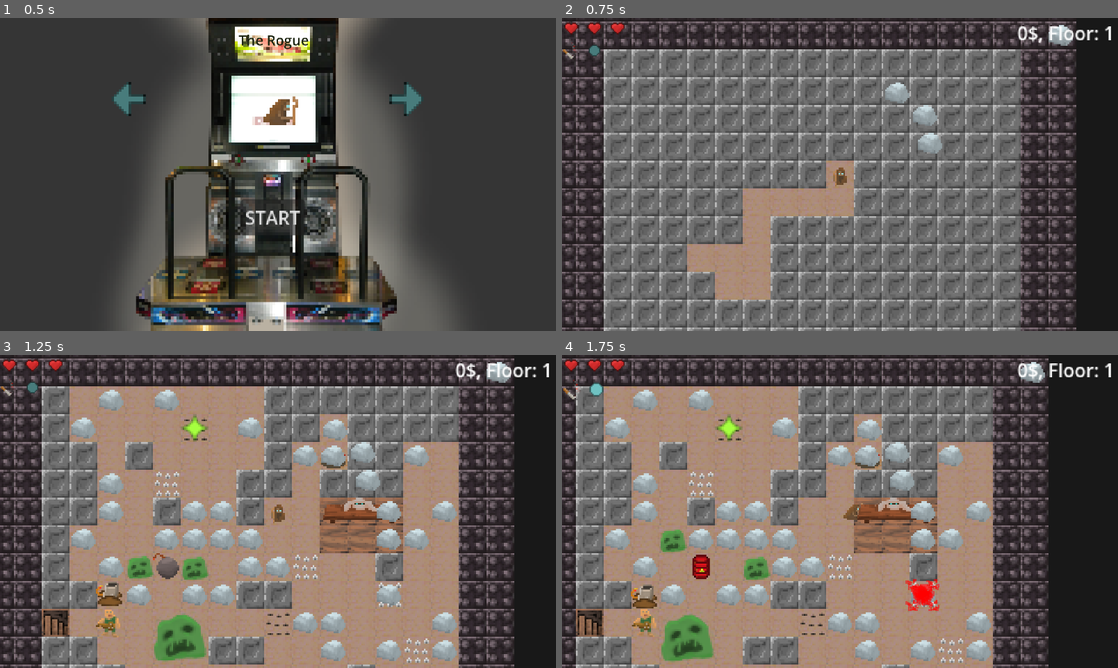
Above: before the commit, frames 1-4 (two rows, left to right).
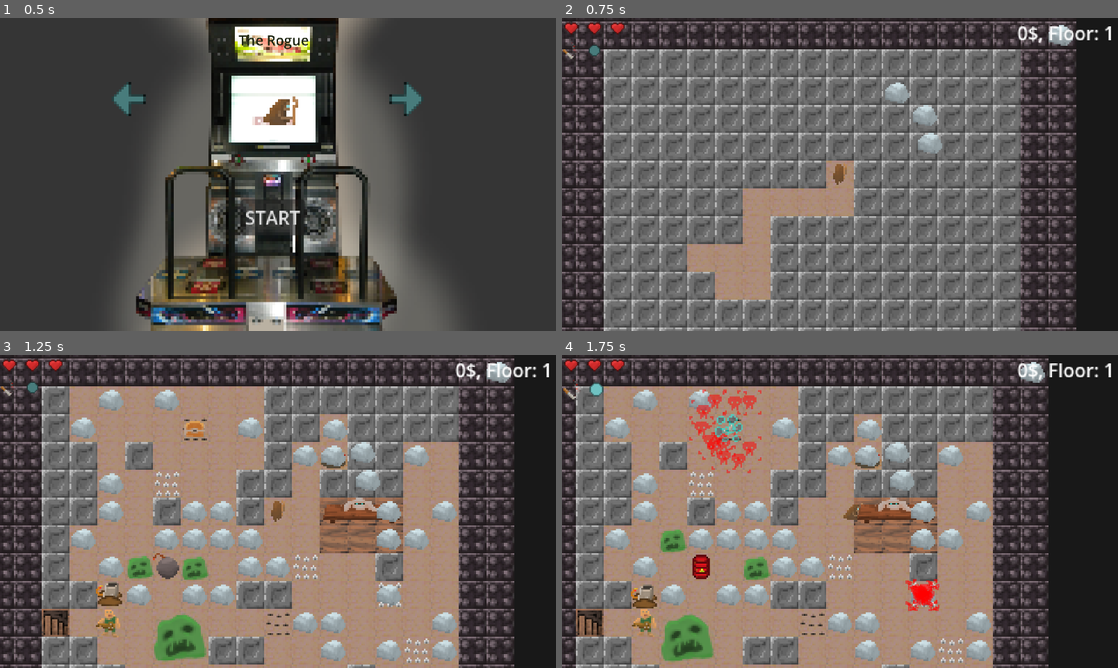
Above: after the commit, the same moments.

Repository: beppep/newDanceMage
Game: Godot game, scene res://scenes/character_select.tscn
The game is run twice, just before and just after one commit, with the same random seed, the same clock (stepped at 60 frames per second) and the same inputs.
Inputs (mouse positions are in pixels of both pictures, inside the frame that each line leads up to):
- Up to frame 1 (0.5 s): no input
- Up to frame 2 (0.75 s): click "START" at 0.5 s
- Up to frame 3 (1.25 s): no input
- Up to frame 4 (1.75 s): move the mouse to (962, 495) at 1.27 s; hold Right (move_right) from 1.28 s (still down); tap Space (move_nowhere) at 1.35 s; click (962, 495) at 1.42 s

Frame 1 is identical in both runs. In frame 2, 0.1% of the frame differs, in the area x 48-52%, y 46-54%; in frame 3, 0.3%; in frame 4, 1.3%, in the area x 22-36%, y 10-38%.

Commit message:
add chests 3 items and armadillo sprites

Diff:
--- a/assets/resources/characters/armadillo.tres
+++ b/assets/resources/characters/armadillo.tres
@@ -1,6 +1,6 @@
 [gd_resource type="Resource" script_class="CharacterResource" load_steps=7 format=3 uid="uid://dbdkannv703ha"]
 
-[ext_resource type="Texture2D" uid="uid://cxagkp8nxcvu6" path="res://assets/sprites/player/player.png" id="1_0yv81"]
+[ext_resource type="Texture2D" uid="uid://hej4ghro864d" path="res://assets/sprites/player/armadillo/armadillo.png" id="1_rafny"]
 [ext_resource type="Script" uid="uid://bg10mrpssxaig" path="res://scripts/CharacterResource.gd" id="2_rafny"]
 [ext_resource type="Resource" uid="uid://cfs0q2j42t4rp" path="res://assets/resources/spells/dash_spell.tres" id="3_0yv81"]
 [ext_resource type="Script" uid="uid://val26tm8c0s5" path="res://scripts/StepResource.gd" id="3_rafny"]
@@ -17,7 +17,7 @@
 [resource]
 script = ExtResource("2_rafny")
 name = "Armadillo"
-image = ExtResource("1_0yv81")
+image = ExtResource("1_rafny")
 description = "Uses a rolling attack."
 starting_spell = ExtResource("3_0yv81")
 starting_dance = Array[ExtResource("3_rafny")]([SubResource("Resource_7r5eo"), SubResource("Resource_q7gp0")])
--- a/assets/resources/characters/rogue.tres
+++ b/assets/resources/characters/rogue.tres
@@ -1,7 +1,7 @@
 [gd_resource type="Resource" script_class="CharacterResource" load_steps=6 format=3 uid="uid://n70wno1bgl2l"]
 
 [ext_resource type="Script" uid="uid://bg10mrpssxaig" path="res://scripts/CharacterResource.gd" id="1_jnv2q"]
-[ext_resource type="Texture2D" uid="uid://cxagkp8nxcvu6" path="res://assets/sprites/player/player.png" id="1_q5nnc"]
+[ext_resource type="Texture2D" uid="uid://cxagkp8nxcvu6" path="res://assets/sprites/player/mage/player.png" id="1_q5nnc"]
 [ext_resource type="Resource" uid="uid://dljwcvy4otsno" path="res://assets/resources/spells/stab_spell.tres" id="3_pk5j8"]
 [ext_resource type="Script" uid="uid://val26tm8c0s5" path="res://scripts/StepResource.gd" id="3_w0kju"]
 
--- a/assets/resources/characters/wizard.tres
+++ b/assets/resources/characters/wizard.tres
@@ -1,6 +1,6 @@
 [gd_resource type="Resource" script_class="CharacterResource" load_steps=6 format=3 uid="uid://csey5ildfcoic"]
 
-[ext_resource type="Texture2D" uid="uid://cxagkp8nxcvu6" path="res://assets/sprites/player/player.png" id="1_cdqvv"]
+[ext_resource type="Texture2D" uid="uid://cxagkp8nxcvu6" path="res://assets/sprites/player/mage/player.png" id="1_cdqvv"]
 [ext_resource type="Script" uid="uid://bg10mrpssxaig" path="res://scripts/CharacterResource.gd" id="2_l2na7"]
 [ext_resource type="Script" uid="uid://val26tm8c0s5" path="res://scripts/StepResource.gd" id="3_5uhno"]
 [ext_resource type="Resource" uid="uid://dsty1ew11tf5k" path="res://assets/resources/spells/fireball_spell.tres" id="4_cdqvv"]
--- /dev/null
+++ b/assets/resources/items/metal_shoe.tres
@@ -0,0 +1,13 @@
+[gd_resource type="Resource" script_class="ItemResource" load_steps=3 format=3 uid="uid://b1ixicl5g7eul"]
+
+[ext_resource type="Texture2D" uid="uid://fc00sdjv7sue" path="res://assets/sprites/items/metal_shoe.png" id="1_82h0n"]
+[ext_resource type="Script" uid="uid://bql1e6egobbiv" path="res://scripts/ItemResource.gd" id="2_hcnxd"]
+
+[resource]
+script = ExtResource("2_hcnxd")
+name = "Metal Boots"
+dev_name = "metal_shoe"
+image = ExtResource("1_82h0n")
+description = "Spike immunity."
+price = 5
+metadata/_custom_type_script = "uid://bql1e6egobbiv"
--- /dev/null
+++ b/assets/resources/items/strange_spoon.tres
@@ -0,0 +1,13 @@
+[gd_resource type="Resource" script_class="ItemResource" load_steps=3 format=3 uid="uid://74hw1gatql5r"]
+
+[ext_resource type="Texture2D" uid="uid://bpmdah4c5jsdn" path="res://assets/sprites/items/strange_spoon.png" id="1_b4l6a"]
+[ext_resource type="Script" uid="uid://bql1e6egobbiv" path="res://scripts/ItemResource.gd" id="2_sml46"]
+
+[resource]
+script = ExtResource("2_sml46")
+name = "Strange Spoon"
+dev_name = "strange_spoon"
+image = ExtResource("1_b4l6a")
+description = "Temporary spells have a chance to not disappear."
+price = 6
+metadata/_custom_type_script = "uid://bql1e6egobbiv"
--- /dev/null
+++ b/assets/resources/items/walk_damage.tres
@@ -0,0 +1,13 @@
+[gd_resource type="Resource" script_class="ItemResource" load_steps=3 format=3 uid="uid://nu8yn1lj4uil"]
+
+[ext_resource type="Texture2D" uid="uid://b0kq2o7gpedd0" path="res://assets/sprites/items/cactus.png" id="1_qexu6"]
+[ext_resource type="Script" uid="uid://bql1e6egobbiv" path="res://scripts/ItemResource.gd" id="2_f0o73"]
+
+[resource]
+script = ExtResource("2_f0o73")
+name = "Cacti's Blessing"
+dev_name = "walk_damage"
+image = ExtResource("1_qexu6")
+description = "Hurt enemies when walking into them."
+price = 8
+metadata/_custom_type_script = "uid://bql1e6egobbiv"
--- a/scenes/Player.tscn
+++ b/scenes/Player.tscn
@@ -1,12 +1,18 @@
-[gd_scene load_steps=7 format=3 uid="uid://cm2di112011s2"]
+[gd_scene load_steps=14 format=3 uid="uid://cm2di112011s2"]
 
-[ext_resource type="Texture2D" uid="uid://cxjhbajekthbp" path="res://assets/sprites/player/player_down.png" id="1_3li8b"]
+[ext_resource type="Texture2D" uid="uid://cxjhbajekthbp" path="res://assets/sprites/player/mage/player_down.png" id="1_3li8b"]
 [ext_resource type="Script" uid="uid://c1utg37ualhgw" path="res://scripts/player.gd" id="1_mdl7e"]
-[ext_resource type="Texture2D" uid="uid://cxagkp8nxcvu6" path="res://assets/sprites/player/player.png" id="2_mdl7e"]
-[ext_resource type="Texture2D" uid="uid://ca8rojs13chse" path="res://assets/sprites/player/player_up.png" id="3_qu4a1"]
+[ext_resource type="Texture2D" uid="uid://fo5skcrxabjw" path="res://assets/sprites/player/armadillo/down.png" id="2_70d11"]
+[ext_resource type="Texture2D" uid="uid://cxagkp8nxcvu6" path="res://assets/sprites/player/mage/player.png" id="2_mdl7e"]
+[ext_resource type="Texture2D" uid="uid://hej4ghro864d" path="res://assets/sprites/player/armadillo/armadillo.png" id="3_cw2d6"]
+[ext_resource type="Texture2D" uid="uid://ca8rojs13chse" path="res://assets/sprites/player/mage/player_up.png" id="3_qu4a1"]
+[ext_resource type="Texture2D" uid="uid://dxwyr46bd8e48" path="res://assets/sprites/player/armadillo/roll.png" id="4_khinc"]
+[ext_resource type="Texture2D" uid="uid://d3tdokeddswas" path="res://assets/sprites/player/armadillo/up.png" id="5_bruh7"]
+[ext_resource type="Texture2D" uid="uid://c5b0yx7crpnjt" path="res://assets/sprites/player/armadillo/down_roll.png" id="5_cw2d6"]
 [ext_resource type="Texture2D" uid="uid://dynt8xqk38d3y" path="res://assets/sprites/player/light.png" id="5_qu4a1"]
+[ext_resource type="Texture2D" uid="uid://doega2a2vey21" path="res://assets/sprites/player/armadillo/up_roll.png" id="6_khinc"]
 
-[sub_resource type="SpriteFrames" id="SpriteFrames_kpjcp"]
+[sub_resource type="SpriteFrames" id="SpriteFrames_d3wef"]
 animations = [{
 "frames": [{
 "duration": 1.0,
@@ -33,12 +39,68 @@
 "speed": 5.0
 }]
 
+[sub_resource type="SpriteFrames" id="SpriteFrames_kpjcp"]
+animations = [{
+"frames": [{
+"duration": 1.0,
+"texture": ExtResource("2_70d11")
+}],
+"loop": true,
+"name": &"down",
+"speed": 5.0
+}, {
+"frames": [{
+"duration": 1.0,
+"texture": ExtResource("3_cw2d6")
+}],
+"loop": true,
+"name": &"right",
+"speed": 5.0
+}, {
+"frames": [{
+"duration": 1.0,
+"texture": ExtResource("4_khinc")
+}],
+"loop": true,
+"name": &"roll",
+"speed": 5.0
+}, {
+"frames": [{
+"duration": 1.0,
+"texture": ExtResource("5_cw2d6")
+}],
+"loop": true,
+"name": &"roll_down",
+"speed": 5.0
+}, {
+"frames": [{
+"duration": 1.0,
+"texture": ExtResource("6_khinc")
+}],
+"loop": true,
+"name": &"roll_up",
+"speed": 5.0
+}, {
+"frames": [{
+"duration": 1.0,
+"texture": ExtResource("5_bruh7")
+}],
+"loop": true,
+"name": &"up",
+"speed": 5.0
+}]
+
 [node name="Player" type="Node2D"]
 script = ExtResource("1_mdl7e")
 
 [node name="AnimatedSprite2D" type="AnimatedSprite2D" parent="."]
+sprite_frames = SubResource("SpriteFrames_d3wef")
+animation = &"up"
+
+[node name="armadillo" type="AnimatedSprite2D" parent="."]
+visible = false
 sprite_frames = SubResource("SpriteFrames_kpjcp")
-animation = &"down"
+animation = &"roll_up"
 
 [node name="PointLight2D" type="PointLight2D" parent="."]
 visible = false
--- a/scenes/character_select.tscn
+++ b/scenes/character_select.tscn
@@ -2,7 +2,7 @@
 
 [ext_resource type="Script" uid="uid://02yjss8p4xin" path="res://scripts/character_select.gd" id="1_fa52j"]
 [ext_resource type="Texture2D" uid="uid://bdtdte2iyhvkk" path="res://assets/sprites/menus/char_select_thing.png" id="1_jgus3"]
-[ext_resource type="Texture2D" uid="uid://cxagkp8nxcvu6" path="res://assets/sprites/player/player.png" id="2_bow2h"]
+[ext_resource type="Texture2D" uid="uid://cxagkp8nxcvu6" path="res://assets/sprites/player/mage/player.png" id="2_bow2h"]
 [ext_resource type="Texture2D" uid="uid://c6g1yf4exs6wc" path="res://assets/sprites/ui/darkarrow.png" id="4_5wdeo"]
 [ext_resource type="Texture2D" uid="uid://5acupw0pnup6" path="res://assets/sprites/ui/arrow.png" id="5_w1hxv"]
 
--- a/scenes/entity.gd
+++ /dev/null
@@ -1,2 +0,0 @@
-extends Unit
-class_name Entity
--- /dev/null
+++ b/scenes/units/Chest.tscn
@@ -0,0 +1,21 @@
+[gd_scene load_steps=4 format=3 uid="uid://cjju8j7ekmsru"]
+
+[ext_resource type="Script" uid="uid://cjr8x1nhu78bi" path="res://scripts/units/chest.gd" id="1_te1qw"]
+[ext_resource type="Texture2D" uid="uid://c535rg1p238xs" path="res://assets/sprites/units/chest.png" id="2_te1qw"]
+
+[sub_resource type="SpriteFrames" id="SpriteFrames_wmx41"]
+animations = [{
+"frames": [{
+"duration": 1.0,
+"texture": ExtResource("2_te1qw")
+}],
+"loop": true,
+"name": &"default",
+"speed": 5.0
+}]
+
+[node name="Chest" type="Node2D"]
+script = ExtResource("1_te1qw")
+
+[node name="AnimatedSprite2D" type="AnimatedSprite2D" parent="."]
+sprite_frames = SubResource("SpriteFrames_wmx41")
--- a/scripts/items.gd
+++ b/scripts/items.gd
@@ -8,6 +8,9 @@
 	"res://assets/resources/items/exploding_rocks.tres",
 	"res://assets/resources/items/heart.tres",
 	"res://assets/resources/items/push.tres",
+	"res://assets/resources/items/walk_damage.tres",
+	"res://assets/resources/items/strange_spoon.tres",
+	"res://assets/resources/items/metal_shoe.tres",
 ]
 
 
--- a/scripts/main_scene.gd
+++ b/scripts/main_scene.gd
@@ -55,8 +55,9 @@
 	await get_tree().create_timer(0.1).timeout
 	for spike_loc in _to_go_up:
 		ground_tilemap.set_cell(spike_loc, Globals.tile_ids["SPIKES"], Vector2i(0, 0))
-		if not (units.get_unit_at(spike_loc) and units.get_unit_at(spike_loc) is Crystal):
-			deal_damage_at(spike_loc)
+		var target = units.get_unit_at(spike_loc)
+		if target and not (target is Crystal or (target is Player and player.items.get("metal_shoe", 0))):
+			target.take_damage()
 	# pentagram logic (shoehorned in here lol)
 	if pentagram_location:
 		var _sacrifice = units.get_unit_at(pentagram_location)
--- a/scripts/map_generation.gd
+++ b/scripts/map_generation.gd
@@ -23,6 +23,7 @@
 var rock_scene = preload("res://scenes/units/Rock.tscn")
 
 var crystal_scene = preload("res://scenes/units/Crystal.tscn")
+var chest_scene = preload("res://scenes/units/Chest.tscn")
 
 var trader_scene = preload("res://scenes/units/Trader.tscn")
 
@@ -239,7 +240,10 @@
 	randomwalk_loc = _find_wall(MAPSIZE_X, MAPSIZE_Y)
 	randomwalk_to_air(randomwalk_loc, MAPSIZE_X, MAPSIZE_Y)
 	_paint_area(wall_tilemap, randomwalk_loc+Vector2i(-1,-1), randomwalk_loc+Vector2i(1,1), -1)
-	_create_unit_at(randomwalk_loc, crystal_scene) # after putting air
+	if world.current_floor > 2 and randf()<0.5:
+		_create_unit_at(randomwalk_loc, crystal_scene) # after putting air
+	else:
+		_create_unit_at(randomwalk_loc, chest_scene)
 
 	# RANDOM WALK: SHOP -> AIR
 	randomwalk_loc = _find_wall(MAPSIZE_X, MAPSIZE_Y)
--- a/scripts/player.gd
+++ b/scripts/player.gd
@@ -42,6 +42,11 @@
 	max_health = Globals.selected_character.health
 	health = Globals.selected_character.health
 
+	if Globals.selected_character.name == "Armadillo":
+		anim.hide()
+		anim = $"armadillo"
+		anim.show()
+
 	# debugging locked_spell_resources having weird references instead of SpellResources
 	#var fireball_spell = load(locked_spell_resources[1]
 	#print(fireball_spell, fireball_spell is SpellResource) # no
@@ -90,6 +95,8 @@
 		Vector2i.RIGHT:
 			anim.play("right")
 			anim.flip_h = false
+		Vector2i.ZERO:
+			visual_armadillo_curl()
 
 func process_turn():
 	while buffered_input == null:
@@ -100,7 +107,7 @@
 	if world.is_empty(location + buffered_input):
 		location += buffered_input
 	else: # someone in the way?
-		if items.get("walk_damage"): # spiked chest?
+		if items.get("walk_damage") and buffered_input!=Vector2i.ZERO: # spiked chest?
 			world.deal_damage_at(location + buffered_input)
 		if items.get("push", 0):
 			push_units(location, buffered_input)
@@ -160,16 +167,13 @@
 		print("NO SPELL SCRIPT for ", spell_resource)
 		print("with name ",spell_resource.name)
 	var _emergency_debugging_frame_limit = 0
-	print("stuck?1")
 	while is_instance_valid(spell) and spell in get_children():
-		print("stuck?2")
 		await get_tree().process_frame
 		_emergency_debugging_frame_limit += 1
 		if _emergency_debugging_frame_limit > 500:
 			print("ERROR::: STUCK WAITING FOR CHILD TO DIE")
-	print("stuck?3")
 	print("Done casting",spell_resource.name)
-	if spell_resource.temporary and _did_resolve:
+	if spell_resource.temporary and _did_resolve and not (items.get("strange_spoon", 0) and randf()<0.5):
 		spell_book.erase(spell_resource)
 
 func get_facing() -> Vector2i:
@@ -220,3 +224,13 @@
 	#queue_free()
 	world.units.is_running = false
 	#await get_tree().create_timer(5.0).timeout
+
+
+func visual_armadillo_curl():
+	var direction = get_facing()
+	if direction == Vector2i.UP:
+		anim.play("roll_up")
+	elif direction == Vector2i.DOWN:
+		anim.play("roll_down")
+	else:
+		anim.play("roll")
--- a/scripts/spell.gd
+++ b/scripts/spell.gd
@@ -12,10 +12,6 @@
 	pass
 #	child_exiting_tree.connect(_on_child_exit)
 
-#func _on_child_exit(_node: Node) -> void:
-#	# Automatically free spell when all children are gone
-#	if get_child_count() == 0:
-#		queue_free()
 
 func cast(_caster: Unit): # could use ready for this instead?
 	print("cast() is not implemented for ", name)
--- a/scripts/spells/bomb_spell.gd
+++ b/scripts/spells/bomb_spell.gd
@@ -8,7 +8,6 @@
 		while world.is_empty(target_cell + caster.get_facing()):
 			target_cell = target_cell + caster.get_facing()
 		var bomb = bomb_scene.instantiate()
-		#rock.position = target_cell*world.TILE_SIZE + Vector2i(0,-100)
 		world.units.add_child(bomb)
 		bomb.position = caster.position
 		bomb.location = target_cell
--- a/scripts/spells/dash_spell.gd
+++ b/scripts/spells/dash_spell.gd
@@ -2,10 +2,10 @@
 
 
 func cast(caster: Unit):
+	if caster is Player:
+		caster.visual_armadillo_curl()
 	var direction : Vector2i = caster.get_facing()
 	var new_location = caster.location
-	#if world.units.get_unit_at(target_cell):
-	#	world.units.get_unit_at(target_cell).move_in_direction(direction)
 	while world.is_empty(new_location + direction):
 		new_location += direction
 	caster.location = new_location
--- a/scripts/spells/everything_spell.gd
+++ b/scripts/spells/everything_spell.gd
@@ -9,10 +9,9 @@
 		if subspell_res.spell_script and subspell_res.name != "Omegapotence":
 			var subspell = subspell_res.spell_script.new()  # instantiate makes a node2D?
 			add_child(subspell)
-			subspell.cast(caster)
+			var _did_resolve = subspell.cast(caster)
 			while subspell in get_children():
 				await get_tree().process_frame
-
-		#if _to_be_casted[i].temporary:
-		#	caster.spell_book.erase(_to_be_casted[i]) # should everything spell use up temp spells or let you cast them infinitely?
+			if _to_be_casted[i].temporary and _did_resolve and not (caster.items.get("strange_spoon", 0) and randf()<0.5):
+				caster.spell_book.erase(_to_be_casted[i])
 	queue_free()
--- /dev/null
+++ b/scripts/units/chest.gd
@@ -0,0 +1,19 @@
+extends Unit
+class_name Chest
+
+@export var bomb_scene: PackedScene = preload("res://scenes/units/Bomb.tscn")
+
+
+
+func die():
+	super()
+	if randf() < 0.9:
+		world.items.spawn_random_item_at(location)
+	elif randf() < 0.5:
+		world.floor_tilemap.set_cell(location, Globals.tile_ids["HEART"], Vector2i.ZERO)
+	else:
+		var bomb = bomb_scene.instantiate()
+		world.units.add_child(bomb)
+		bomb.position = position
+		bomb.location = location
+		bomb.is_tnt_barrel = false
Binary file added: assets/sprites/items/cactus.png
Binary file changed: assets/sprites/items/heart.png
Binary file added: assets/sprites/items/metal_shoe.png
Binary file added: assets/sprites/player/armadillo/armadillo.png
Binary file added: assets/sprites/player/armadillo/down.png
Binary file added: assets/sprites/player/armadillo/down_roll.png
Binary file added: assets/sprites/player/armadillo/roll.png
Binary file added: assets/sprites/player/armadillo/up.png
Binary file added: assets/sprites/player/armadillo/up_roll.png
Renamed: assets/sprites/player/player.png -> assets/sprites/player/mage/player.png
Renamed: assets/sprites/player/player_down.png -> assets/sprites/player/mage/player_down.png
Renamed: assets/sprites/player/player_up.png -> assets/sprites/player/mage/player_up.png
(and 3 more such lines)
